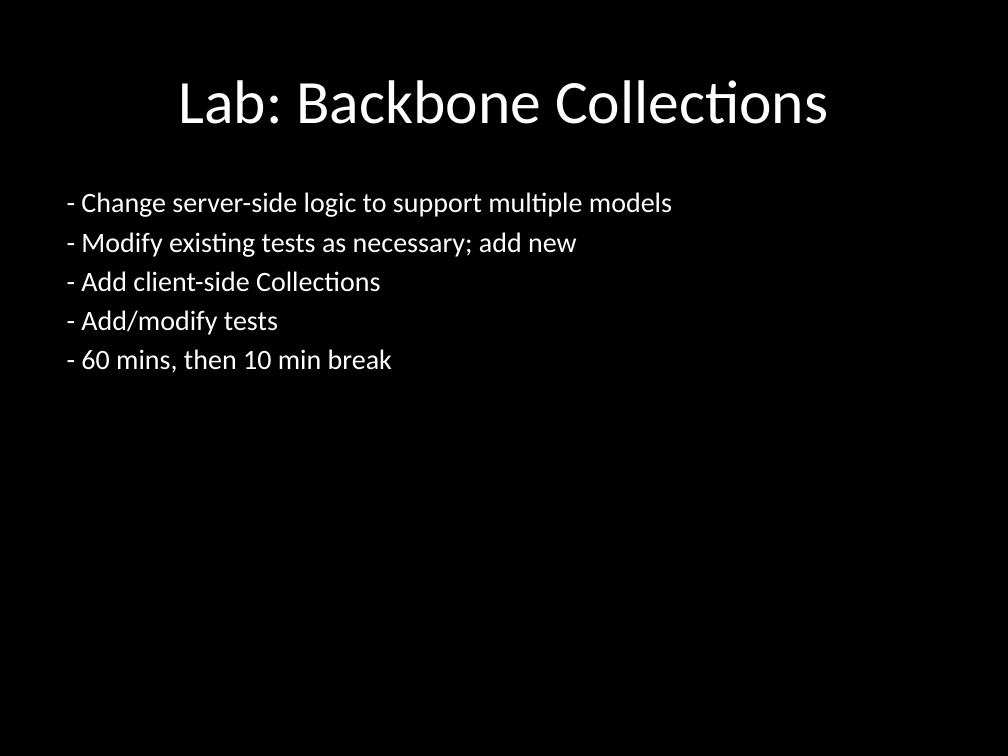
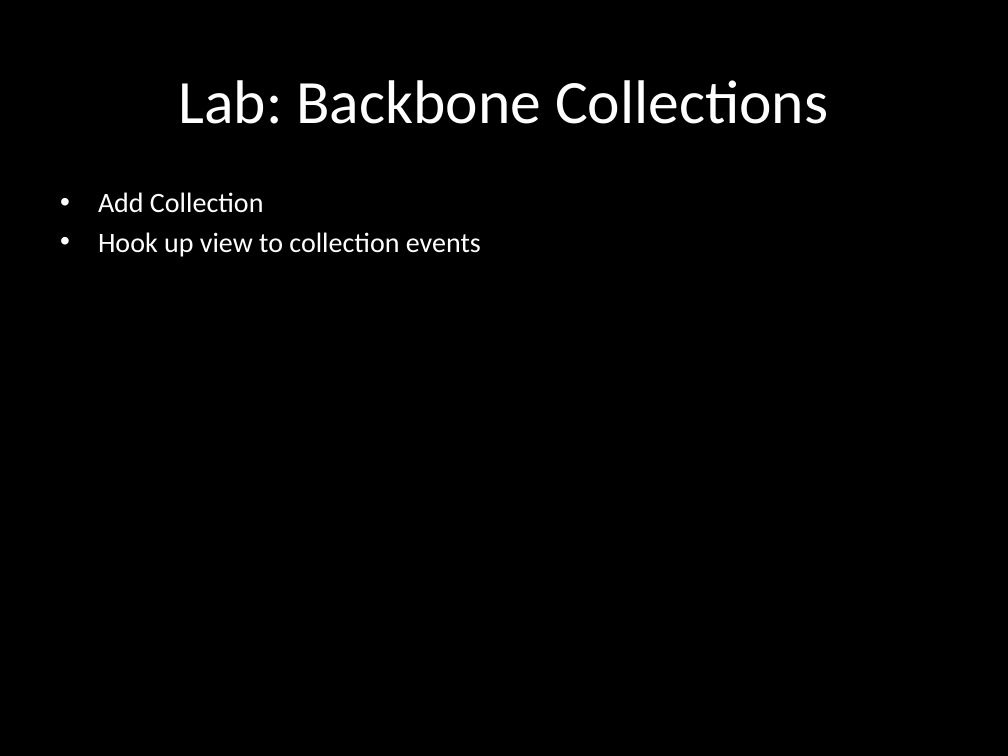
Before and after one commit to eliasjames/training-macys-20160929, a slide deck: slide 10 of slides/Backbone Slides Day 2.pptx (slide 9 before the commit). Drawn at 1008x756 pixels with LibreOffice and Linux fonts; fonts in the diff are those of the drawing. Boxes give left, top, right and bottom in pixels: in the first picture for what was removed or moved away, otherwise in the second. Text is boxed around its words. In the diff, an @@ line names an element or a change of style, - is before the commit and + after.

```diff
--- a/slides/Backbone Slides Day 2.pptx
+++ b/slides/Backbone Slides Day 2.pptx
@@ subtitle at (x1=98, y1=192, x2=481, y2=257): text changed @@
-- Change server-side logic to support multiple models
-- Modify existing tests as necessary; add new
-- Add client-side Collections
-- Add/modify tests
-- 60 mins, then 10 min break
+• Add Collection
+• Hook up view to collection events
```
Also in this commit, not shown: 2 other slides changed, 4 slides added, 2 slides removed, 2 other files.
